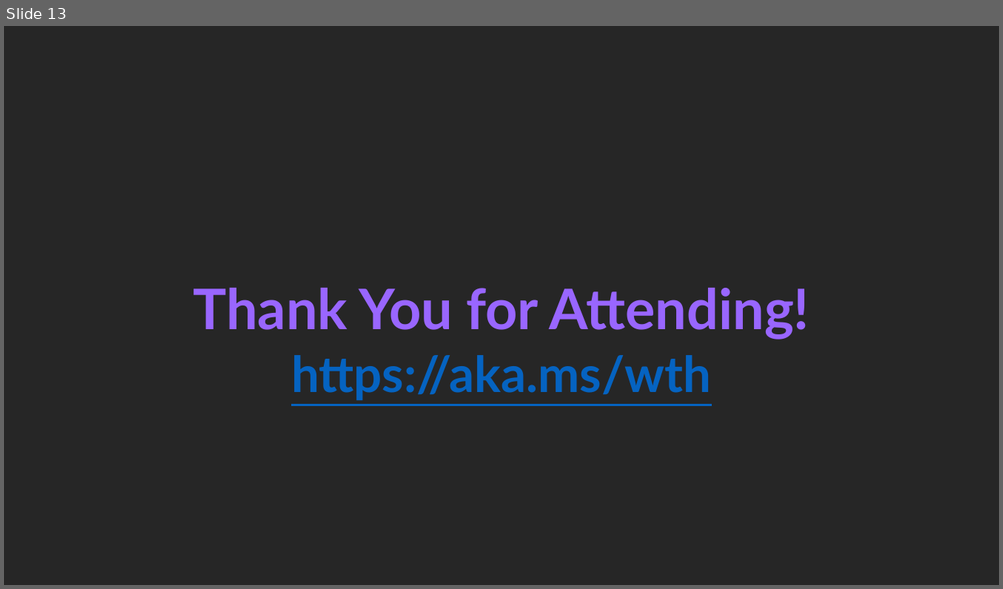
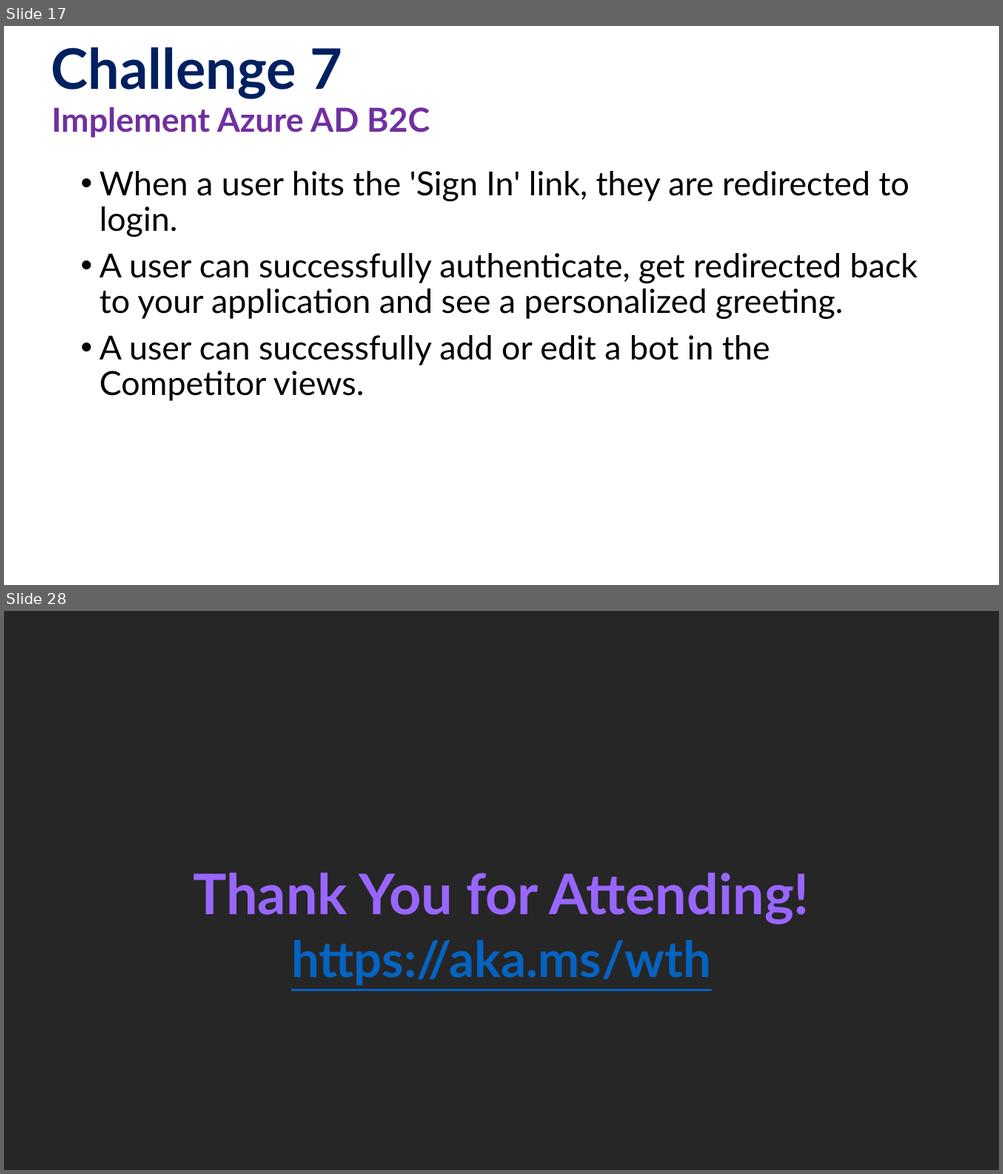
Before and after one commit to microsoft/WhatTheHack, a slide deck: xxx-RockPaperScissorsBoom/Coach/Lectures.pptx. Shown one above the other, each under a label of ours: slide 13 before the commit, slides 17 and 28 after it; the slides between them are not shown. The pictures are 1003x589 and 1003x1174 pixels, drawn with LibreOffice and Linux fonts; fonts in the diff are those of the drawing; background and template pictures are left out. Boxes give left, top, right and bottom in pixels: in the first picture for what was removed or moved away, otherwise in the second. Text is boxed around its words. In the diff, an @@ line names an element or a change of style, - is before the commit and + after.

```diff
--- a/xxx-RockPaperScissorsBoom/Coach/Lectures.pptx
+++ b/xxx-RockPaperScissorsBoom/Coach/Lectures.pptx
@@ slide 17 added at (4,26,999,585), background #FFFFFF @@
@@ title added at (51,47,342,99), 54 pt, text #002060, bold @@
+Challenge 7
@@ text added at (51,107,430,138), 32 pt, text #7030A0, bold @@
+Implement Azure AD B2C
@@ text added at (99,171,917,401), 32 pt, text #000000 @@
+• When a user hits the 'Sign In' link, they are redirected to login.
+• A user can successfully authenticate, get redirected back to your application and see a personalized greeting.
+• A user can successfully add or edit a bot in the Competitor views.
@@ what was slide 13 is now slide 28 @@
```
Also in this commit, not shown: 5 slides changed, 20 other slides added, 6 slides removed, 13 other files.
